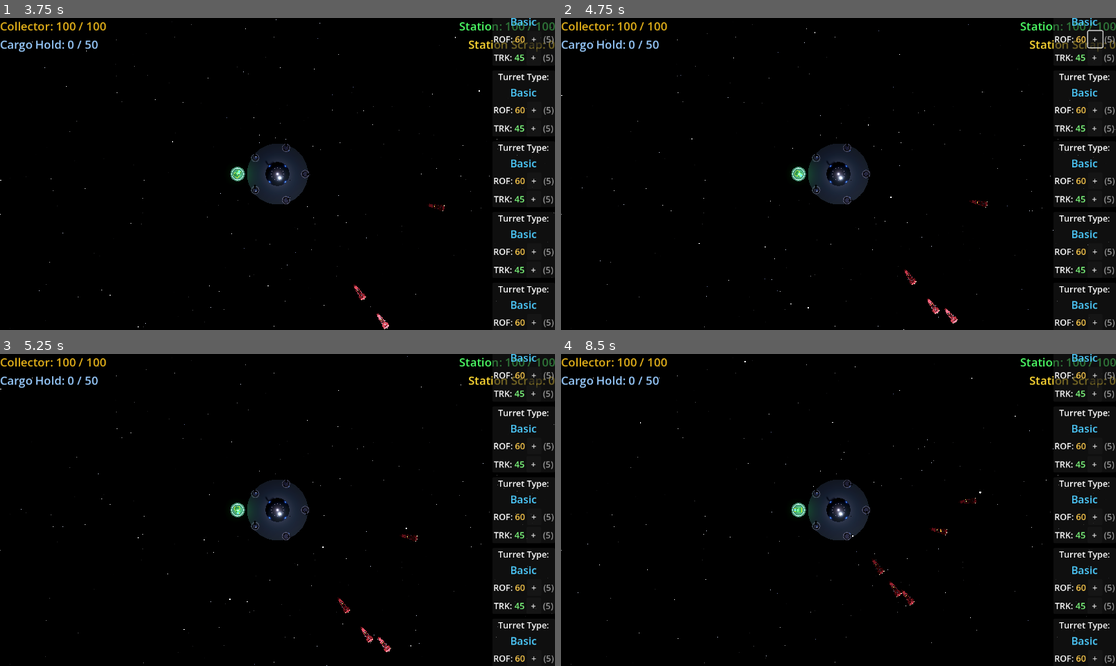
Above: before the commit, frames 1-4 (two rows, left to right).
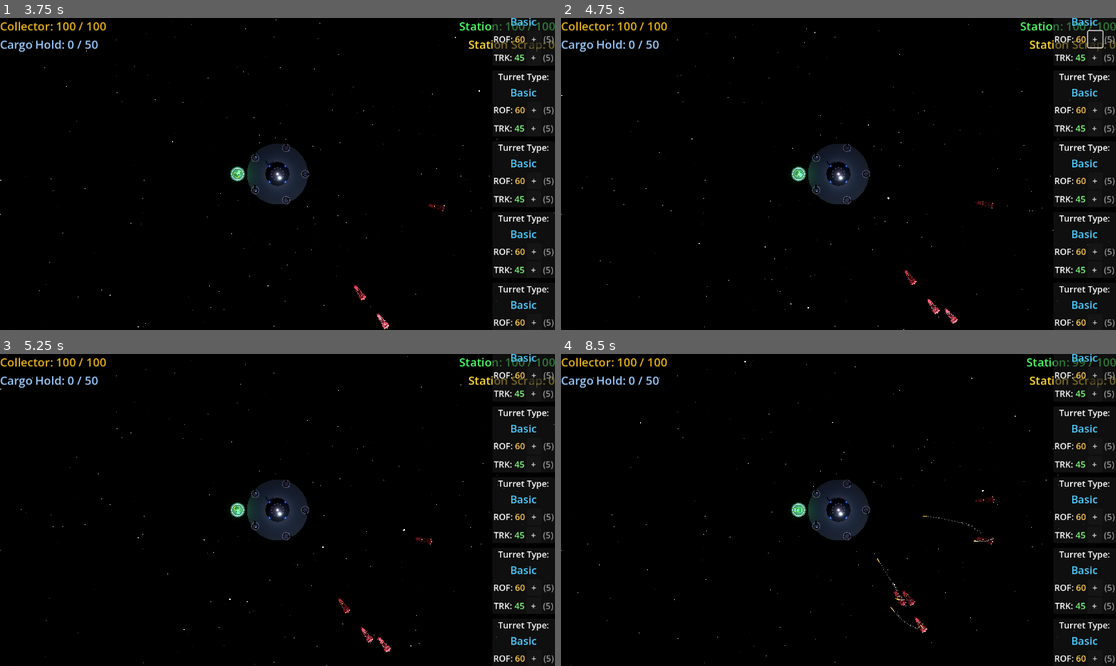
Above: after the commit, the same moments.

Repository: rgjhawkins/towerdefence
Game: Godot game, scene res://main_menu.tscn
The game is run twice, just before and just after one commit, with the same random seed, the same clock (stepped at 60 frames per second) and the same inputs.
Inputs (mouse positions are in pixels of both pictures, inside the frame that each line leads up to):
- Up to frame 1 (3.75 s): click "Start Game" at 0.5 s; click "+" at 1.25 s; click "+" at 2 s; move the mouse to (399, 158) at 2.77 s; hold Right (ui_right) 2.78-3.5 s; click (399, 158) at 2.92 s; drag from (166, 189) to (249, 236) at 3.52 s
- Up to frame 2 (4.75 s): move the mouse to (894, 105) at 4.27 s; hold Right (ui_right) from 4.28 s (still down)
- Up to frame 3 (5.25 s): release Right (ui_right) at 5 s; drag from (249, 572) to (111, 463) at 5.02 s
- Up to frame 4 (8.5 s): move the mouse to (1005, 556) at 5.77 s; hold Left (ui_left) 5.78-6.5 s; drag from (672, 463) to (755, 432) at 6.52 s; move the mouse to (866, 510) at 7.27 s; hold Left (ui_left) 7.28-8 s; click (866, 510) at 7.42 s; drag from (755, 432) to (727, 525) at 8.02 s

Frame 1 is identical in both runs. In frame 2, less than 0.1% of the frame differs, in the area x 58-78%, y 57-62%; in frame 3, less than 0.1%; in frame 4, 0.5%, in the area x 51-95%, y 1-90%.

Commit message:
Rename Alien class to MissileFrigate, increase stop distance
- Renamed class_name from Alien to MissileFrigate
- Updated all type references across game_manager, turret, bullet
- Increased stop distance to 18-28 units (was 12-20)

Co-Authored-By: Claude Opus 4.5 <noreply@anthropic.com>

Diff:
--- a/alien.gd
+++ b/alien.gd
@@ -1,9 +1,10 @@
-class_name Alien
+class_name MissileFrigate
 extends Node3D
+## Missile Frigate - Approaches station, stops at range, and fires guided missiles
 
-signal died(alien: Alien)
-signal killed(alien: Alien, scrap_value: int)
-signal reached_station(alien: Alien, damage: float)
+signal died(alien: MissileFrigate)
+signal killed(alien: MissileFrigate, scrap_value: int)
+signal reached_station(alien: MissileFrigate, damage: float)
 
 @export var speed: float = 5.0
 @export var health: float = 5.0
@@ -13,8 +14,8 @@
 @export var scrap_scene: PackedScene
 @export var missile_scene: PackedScene
 @export var scrap_count: int = 5
-@export var stop_distance_min: float = 12.0  # Minimum distance from station to stop
-@export var stop_distance_max: float = 20.0  # Maximum distance from station to stop
+@export var stop_distance_min: float = 18.0  # Minimum distance from station to stop
+@export var stop_distance_max: float = 28.0  # Maximum distance from station to stop
 @export var fire_rate: float = 1.0  # Missiles per second
 @export var deceleration: float = 3.0  # How fast to slow down
 
--- a/bullet.gd
+++ b/bullet.gd
@@ -24,7 +24,7 @@
 	var aliens := get_tree().get_nodes_in_group("aliens")
 
 	for alien in aliens:
-		if alien is Alien and alien.is_alive:
+		if alien is MissileFrigate and alien.is_alive:
 			var dist := global_position.distance_to(alien.global_position)
 			if dist < hit_radius:
 				alien.take_damage(damage)
--- a/game_manager.gd
+++ b/game_manager.gd
@@ -6,7 +6,7 @@
 @export var max_aliens: int = 5  # Maximum aliens at once
 
 var turrets: Array[Turret] = []
-var aliens: Array[Alien] = []
+var aliens: Array[MissileFrigate] = []
 var total_aliens_spawned: int = 0
 var time_since_spawn: float = 0.0
 var _f11_held: bool = false
@@ -78,7 +78,7 @@
 	if alien_scene == null:
 		return
 
-	var alien: Alien = alien_scene.instantiate()
+	var alien: MissileFrigate = alien_scene.instantiate()
 	alien.add_to_group("aliens")
 
 	# Spawn from random position on edge of play area
@@ -101,16 +101,16 @@
 	add_child(alien)
 
 
-func _on_alien_died(alien: Alien) -> void:
+func _on_alien_died(alien: MissileFrigate) -> void:
 	aliens.erase(alien)
 
 
-func _on_alien_killed(_alien: Alien, _scrap_value: int) -> void:
+func _on_alien_killed(_alien: MissileFrigate, _scrap_value: int) -> void:
 	# Scrap is now collected manually from wreckage
 	pass
 
 
-func _on_alien_reached_station(_alien: Alien, damage: float) -> void:
+func _on_alien_reached_station(_alien: MissileFrigate, damage: float) -> void:
 	if hud:
 		hud.take_damage(damage)
 
@@ -215,12 +215,12 @@
 
 func _update_turret_targets() -> void:
 	# Collect already targeted aliens
-	var targeted_aliens: Array[Alien] = []
+	var targeted_aliens: Array[MissileFrigate] = []
 
 	for turret in turrets:
 		# Check if turret already has a valid target
 		if turret.target and is_instance_valid(turret.target):
-			var alien := turret.target as Alien
+			var alien := turret.target as MissileFrigate
 			if alien and alien.is_alive and _is_on_screen(alien.global_position) and _has_clear_shot(turret.global_position, alien.global_position):
 				# Keep current target
 				targeted_aliens.append(alien)
@@ -228,7 +228,7 @@
 
 		# Need a new target - find closest alien to station that is on screen, not targeted, and has clear shot
 		var station_pos := Vector3.ZERO
-		var closest_alien: Alien = null
+		var closest_alien: MissileFrigate = null
 		var closest_dist := INF
 
 		for alien in aliens:
--- a/turret.gd
+++ b/turret.gd
@@ -36,9 +36,9 @@
 	var muzzle_pos := muzzle.global_position
 	var bullet_speed := ammo_type.bullet_speed
 
-	# Get target velocity if it's an Alien
+	# Get target velocity if it's a MissileFrigate
 	var target_velocity := Vector3.ZERO
-	if target is Alien:
+	if target is MissileFrigate:
 		target_velocity = target.velocity
 
 	# Solve quadratic for intercept time
